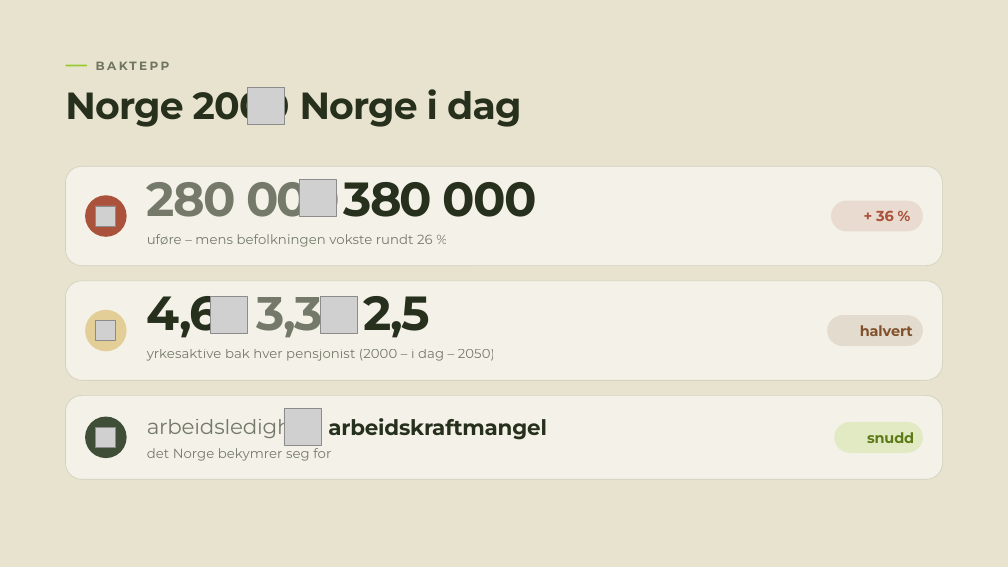
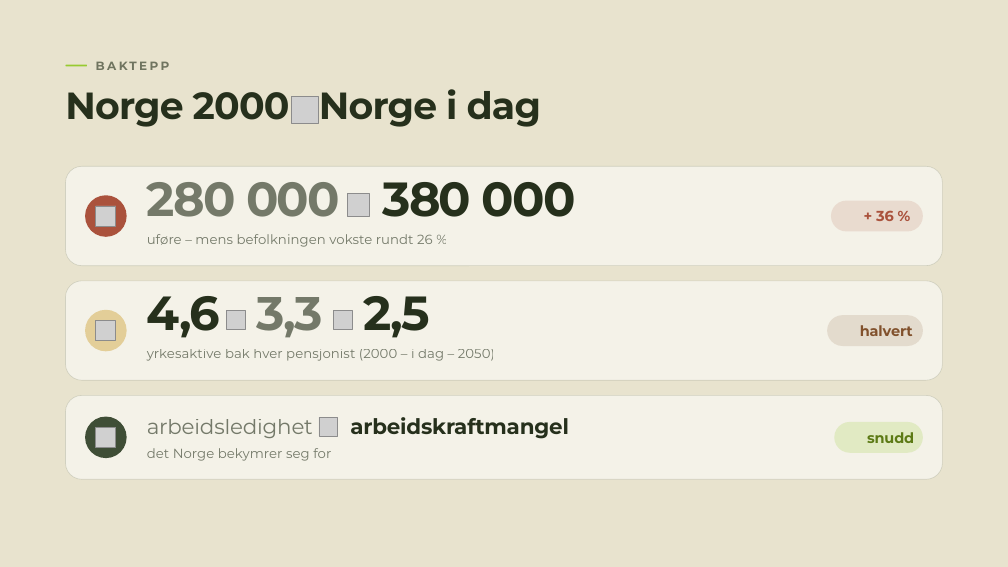
Before and after one commit to MarcusEvensen-Org/iarbeid-riketstilstand, a slide deck: slide 3 of Rikets tilstand 2026.pptx. Drawn at 1008x567 pixels with LibreOffice and Linux fonts; fonts in the diff are those of the drawing; grey boxes stand for pictures; background and template pictures are left out. Boxes give left, top, right and bottom in pixels: in the first picture for what was removed or moved away, otherwise in the second. Text is boxed around its words. In the diff, an @@ line names an element or a change of style, - is before the commit and + after.

```diff
--- a/Rikets tilstand 2026.pptx
+++ b/Rikets tilstand 2026.pptx
@@ text "Norge i dag": place and size @@
-text "Norge i dag" at (300, 89, 521, 127)
+text "Norge i dag" at (319, 89, 541, 127)
@@ picture: place and size @@
-picture at (248, 88, 285, 125)
+picture at (292, 96, 319, 123)
@@ picture: place and size @@
-picture at (299, 179, 337, 216)
+picture at (347, 194, 370, 216)
@@ text "380 000" rewrapped from (343, 185, 560, 226) to (382, 182, 576, 217) @@
@@ picture: place and size @@
-picture at (211, 296, 248, 333)
+picture at (226, 310, 245, 329)
@@ picture: place and size @@
-picture at (321, 296, 358, 333)
+picture at (333, 310, 352, 329)
@@ picture: place and size @@
-picture at (284, 408, 321, 445)
+picture at (319, 417, 338, 436)
@@ text "arbeidskraftmangel": place and size @@
-text "arbeidskraftmangel" at (328, 418, 547, 440)
+text "arbeidskraftmangel" at (350, 417, 569, 439)
```
Also in this commit, not shown: 15 other slides changed, 2 other files.
